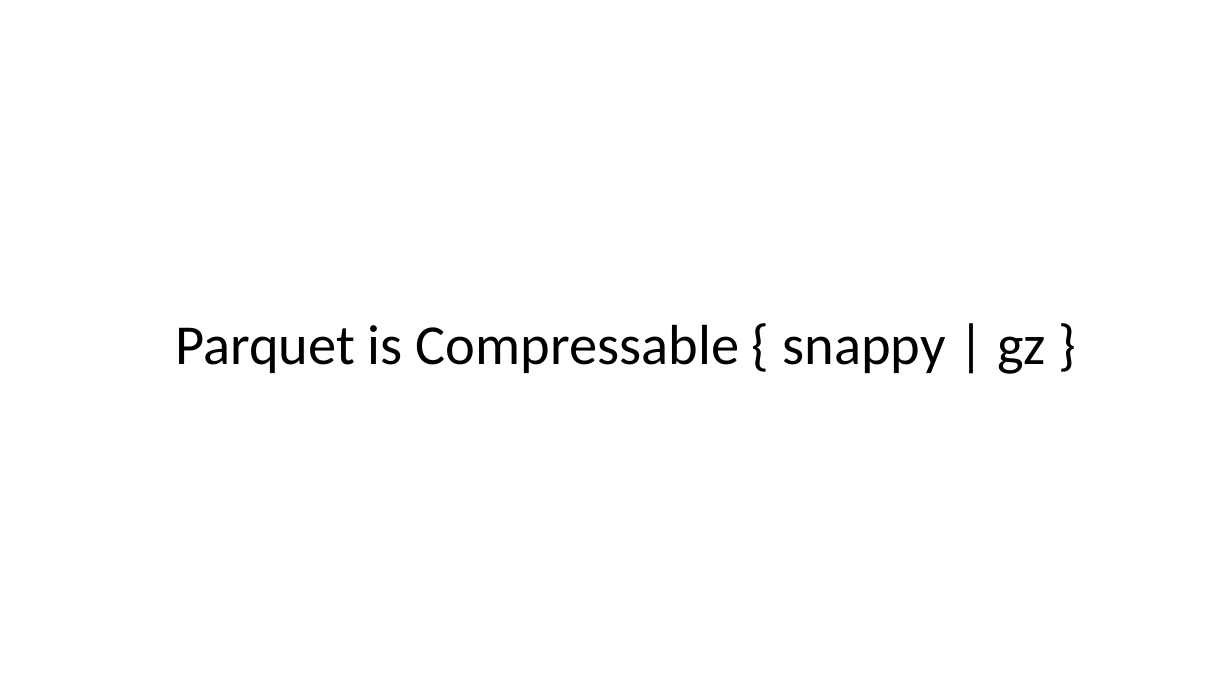
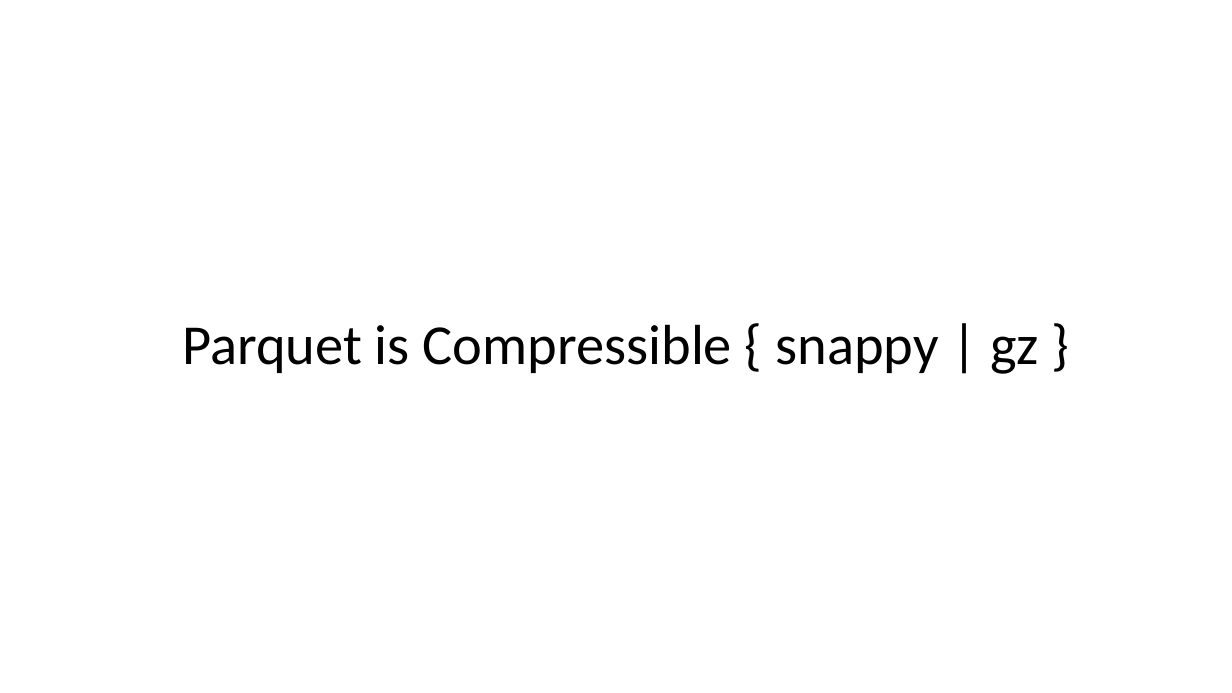
Before and after one commit to Arnaud-Nauwynck/presentations, a slide deck: slide 34 of pres-bigdata/8-Datalake-File-Format-Parquet.pptx (slide 26 before the commit). Drawn at 1232x693 pixels with LibreOffice and Linux fonts; fonts in the diff are those of the drawing. Boxes give left, top, right and bottom in pixels: in the first picture for what was removed or moved away, otherwise in the second. Text is boxed around its words. In the diff, an @@ line names an element or a change of style, - is before the commit and + after.

```diff
--- a/pres-bigdata/8-Datalake-File-Format-Parquet.pptx
+++ b/pres-bigdata/8-Datalake-File-Format-Parquet.pptx
@@ title at [182,324,1039,374]: text changed @@
-Parquet is Compressable { snappy | gz }
+Parquet is Compressible { snappy | gz }
```
Also in this commit, not shown: 46 other slides changed, 8 slides added, 22 other files.
